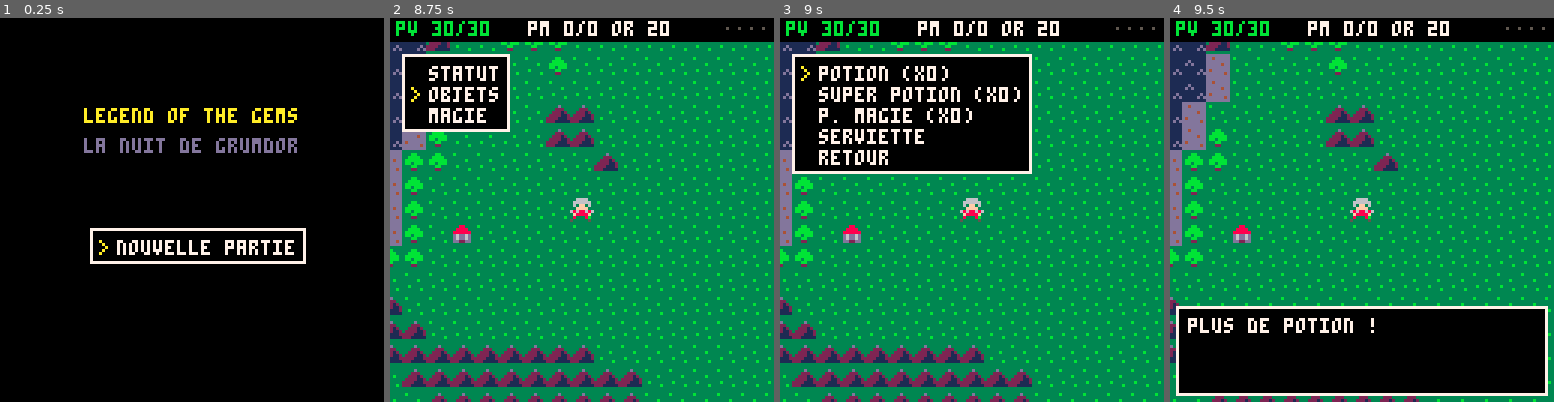
Above: before the commit, frames 1-4 (left to right).
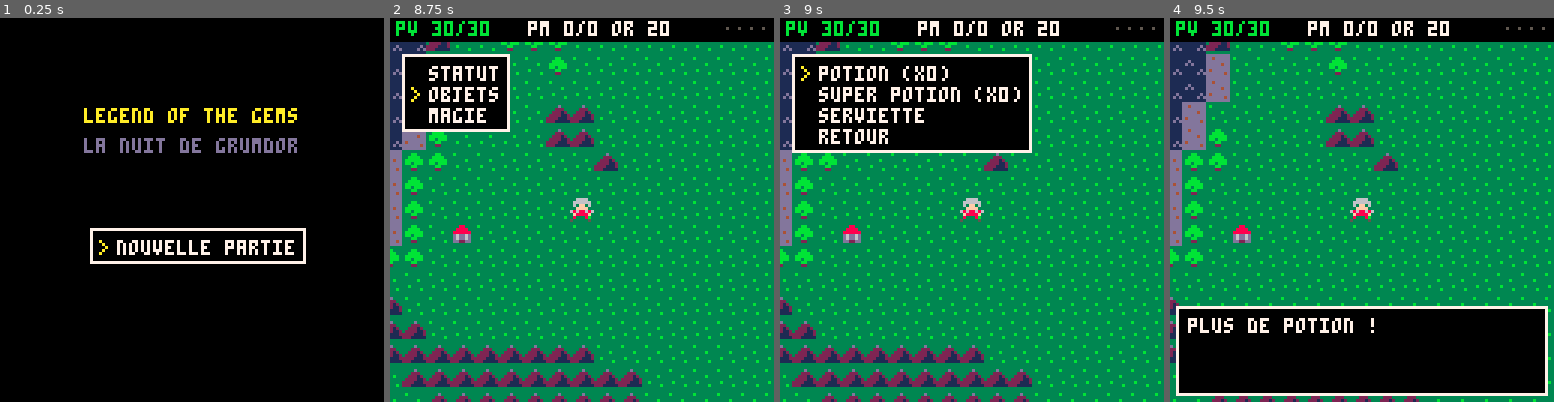
Above: after the commit, the same moments.

Repository: boblefrag/avenir-en-commun-rpg
Game: PICO-8 cartridge main.p8
The game is run twice, just before and just after one commit, with the same random seed, the same clock (stepped at 60 frames per second) and the same inputs.
Inputs:
- Up to frame 1 (0.25 s): no input
- Up to frame 2 (8.75 s): tap X (X key) at 0.33, 1.07, 1.85, 2.97, 4.08, 5.2, 6.32, 7.43, 8.55 s; tap O (Z key) at 0.7, 1.7, 2.1, 2.5, 2.9, 3.3, 3.7, 4.1, 4.5, 4.9, 5.3, 5.7, 6.1, 6.5, 6.9, 7.3, 7.7, 8.1, 8.5 s; hold Right 1.6-2.1 s; hold Up 2.15-2.42 s; hold Right 2.47-3.03 s; hold Left 3.08-3.58 s; hold Down 3.63-3.97 s; hold Right 4.02-4.68 s; hold Up 4.73-5.03 s; hold Left 5.08-5.68 s; hold Down 5.73-6.03 s; hold Right 6.08-6.58 s; hold Right 6.63-7.13 s; hold Up 7.18-7.45 s; hold Right 7.5-8.07 s; hold Left 8.12-8.62 s; hold Down from 8.67 s (still down)
- Up to frame 3 (9 s): keep holding Down; tap O (Z key) at 8.9 s
- Up to frame 4 (9.5 s): release Down at 9 s; hold Right from 9.05 s (still down); tap O (Z key) at 9.3 s

Frames 1-2 are identical in both runs. In frame 3, 4.7% of the frame differs, in the area x 3-66%, y 23-41%; in frame 4, nothing differs.

Commit message:
Super potion de magie (+50 pm, 100 or) ; pas de potions de magie pour guerrier et voleur
Sauvegardee en 0x5e0e, lachee par les monstres a 25 or et plus.
Menu objets et boutique filtres selon les pm : iid[] relie les lignes
du menu aux numeros d'objets.

Co-Authored-By: Claude Opus 5.5 <noreply@anthropic.com>

Diff:
--- a/src/battle.lua
+++ b/src/battle.lua
@@ -32,7 +32,7 @@
   hid=false
   menu(items(),4,56,function(o)
    close()
-   local t,u=use_item(o)
+   local t,u=use_item(iid[o])
    if not t then
     bmenu()
    else
@@ -208,16 +208,17 @@
 end
 
 -- butin : 25% des combats (40% pour le voleur, toujours sur un boss)
--- 40% potion (super potion sur les monstres qui donnent 25 or et
--- plus, ou potion de magie si on a des pm), sinon un tresor
+-- 40% potion (ou potion de magie si on a des pm ; version super
+-- sur les monstres qui donnent 25 or et plus), sinon un tresor
 -- d'autant plus precieux que le monstre donne de l'or
 function loot()
  if (rnd(100)>=(mo[8]\10==1 and 100 or h.cl==4 and 40 or 25)) return ""
  if rnd()<.4 then
-  local k=h.pm>0 and rnd()<.5 and "eth" or mo[7]>=25 and "spo" or "pot"
+  local big=mo[7]>=25
+  local k=h.pm>0 and rnd()<.5 and (big and "spe" or "eth") or big and "spo" or "pot"
   if h[k]<9 then
    h[k]+=1
-   return "\nobjet : "..(k=="pot" and "potion" or k=="spo" and "super potion" or "potion de magie").." !"
+   return "\nobjet : "..({pot="potion",spo="super potion",eth="potion de magie",spe="super p. magie"})[k].." !"
   end
  end
  local i=flr(rnd(min(6,1+mo[7]\12)))+1
--- a/src/hero.lua
+++ b/src/hero.lua
@@ -20,7 +20,7 @@
 end
 
 function new_hero(cl)
- h={cl=cl,lv=1,xp=0,gold=20,gems=0,town=1,pot=0,spo=0,eth=0,wep=0,arm={0,0,0,0,0},tr={0,0,0,0,0,0}}
+ h={cl=cl,lv=1,xp=0,gold=20,gems=0,town=1,pot=0,spo=0,eth=0,spe=0,wep=0,arm={0,0,0,0,0},tr={0,0,0,0,0,0}}
  stats()
  h.hp,h.mp=h.pv,h.pm
 end
@@ -55,6 +55,7 @@
  for i=1,5 do poke(0x5e06+i,h.arm and h.arm[i] or 0) end
  poke(0x5e0c,h.eth or 0)
  poke(0x5e0d,h.spo or 0)
+ poke(0x5e0e,h.spe or 0)
  poke2(0x5e10,h.xp,h.gold,h.hp,h.mp)
  for i=1,6 do poke(0x5e17+i,h.tr[i]) end
 end
@@ -66,6 +67,7 @@
  for i=1,5 do h.arm[i]=@(0x5e06+i) end
  h.eth=@0x5e0c
  h.spo=@0x5e0d
+ h.spe=@0x5e0e
  h.xp,h.gold,h.hp,h.mp=peek2(0x5e10,4)
  stats()
 end
@@ -105,7 +107,17 @@
 -- 3 potion de magie (+15 pm),
 -- 4 serviette (ne sert a rien, ne s'use pas, ne coute pas de tour)
 function items()
- return {"potion (x"..h.pot..")","super potion (x"..h.spo..")","p. magie (x"..h.eth..")","serviette","retour"}
+ -- iid[i] : numero d'objet (pour use_item) de la ligne i du menu ;
+ -- guerrier et voleur (0 pm) ne voient pas les potions de magie
+ local t,l,c={},split("potion,super potion,p. magie,super p. magie,serviette,retour"),{h.pot,h.spo,h.eth,h.spe}
+ iid={}
+ for i=1,6 do
+  if h.pm>0 or i<3 or i>4 then
+   add(iid,i)
+   add(t,l[i]..(c[i] and " (x"..c[i]..")" or ""))
+  end
+ end
+ return t
 end
 
 -- utilise l'objet o : renvoie le message (nil si retour)
@@ -117,15 +129,17 @@
   if (h.hp>=h.pv) return "pv deja au maximum !"
   h[k]-=1
   return "vous buvez une "..(o==1 and "" or "super ").."potion !\n"..heal(o==1 and 20 or 80),true
- elseif o==4 then
+ elseif o==5 then
   return rnd(towel)
- elseif o==3 then
-  if (h.eth<1) return "plus de potion de magie !"
+ elseif o<5 then
+  -- potion de magie (+15 pm) ou super potion de magie (+50 pm)
+  local k,n=o==3 and "eth" or "spe",(o==3 and "" or "super ").."potion de magie"
+  if (h[k]<1) return "plus de\n"..n.." !"
   if (h.mp>=h.pm) return "pm deja au maximum !"
-  local g=min(15,h.pm-h.mp)
-  h.eth-=1
+  local g=min(o==3 and 15 or 50,h.pm-h.mp)
+  h[k]-=1
   h.mp+=g
-  return "vous buvez une potion de\nmagie ! +"..g.." pm (pm "..h.mp.."/"..h.pm..")",true
+  return "vous buvez une\n"..n.." !\n+"..g.." pm (pm "..h.mp.."/"..h.pm..")",true
  end
 end
 
--- a/src/town.lua
+++ b/src/town.lua
@@ -35,23 +35,30 @@
 
 -- objets : potion (10 or), super potion (60 or), potion de magie
 -- (25 or), 9 max chacune
+-- guerrier et voleur (0 pm) : pas de potions de magie en rayon
 function item_shop()
- menu({"potion - 10 or ("..h.pot.."/9)","super potion - 60 or ("..h.spo.."/9)","p. magie - 25 or ("..h.eth.."/9)","vendre","retour"},4,40,function(o)
+ local ks,pr,nm=split("pot,spo,eth,spe"),split("10,60,25,100"),split("potion,super potion,p. magie,super p. magie")
+ local it,ids={},{}
+ for i=1,4 do
+  if h.pm>0 or i<3 then
+   add(it,(i==4 and "super p.magie" or nm[i]).." - "..pr[i].." or ("..h[ks[i]].."/9)")
+   add(ids,i)
+  end
+ end
+ add(it,"vendre")
+ add(it,"retour")
+ menu(it,4,40,function(o)
   close()
-  if o==4 then
-   sell_shop()
-   return
-  elseif o>4 then
-   tmenu()
+  local i=ids[o]
+  if not i then
+   if o==#it then tmenu() else sell_shop() end
    return
   end
-  local k,pr,n="pot",10,"potion"
-  if (o==2) k,pr,n="spo",60,"super potion"
-  if (o==3) k,pr,n="eth",25,"potion de magie"
+  local k,p,n=ks[i],pr[i],nm[i]
   if h[k]>=9 then
    msg("sacoche pleine !",item_shop)
   else
-   confirm("acheter "..n.."\n("..pr.." or) ?",pr,function()
+   confirm("acheter "..n.."\n("..p.." or) ?",p,function()
     h[k]+=1
     msg(n.." achetee !\nvous en avez "..h[k].."/9.",item_shop)
    end,item_shop)
--- a/src/world.lua
+++ b/src/world.lua
@@ -91,7 +91,7 @@
    -- jamais vide : il reste toujours la serviette
    menu(items(),4,12,function(o)
     close()
-    local t=use_item(o)
+    local t=use_item(iid[o])
     if (t) msg(t)
    end)
   else
--- a/tests/smoke.lua
+++ b/tests/smoke.lua
@@ -124,6 +124,21 @@
 h.spo,h.hp=1,1
 use_item(2)
 ok(h.spo==0 and h.hp==min(81,h.pv),"super potion : +80 pv")
+new_hero(2)
+h.lv=23
+stats()
+h.spe,h.mp=2,0
+local t,u=use_item(4)
+ok(u and h.spe==1 and h.mp==50,"super potion de magie : +50 pm")
+save()
+h=nil
+load_game()
+ok(h.spe==1,"super potions de magie sauvegardees")
+new_hero(1)
+local l=items()
+ok(#l==4 and iid[3]==5,"guerrier : pas de potion de magie dans le menu")
+new_hero(2)
+ok(#items()==6 and iid[4]==4,"mage : potions de magie dans le menu")
 rep=10
 ok(enc(17)!=nil and rep==9,"repousse : compteur de pas")
 rep=0
@@ -153,8 +168,8 @@
 ok(#dtxt==5,"messages d'entree des donjons")
 
 -- serviette : toujours la, un message, rien de consomme
-local t,u=use_item(4)
-ok(t and not u and #items()==5,"serviette : "..(t or "?"))
+local t,u=use_item(5)
+ok(t and not u and #items()==(h.pm>0 and 6 or 4),"serviette : "..(t or "?"))
 
 -- fin : la princesse et la serviette
 wins={}
